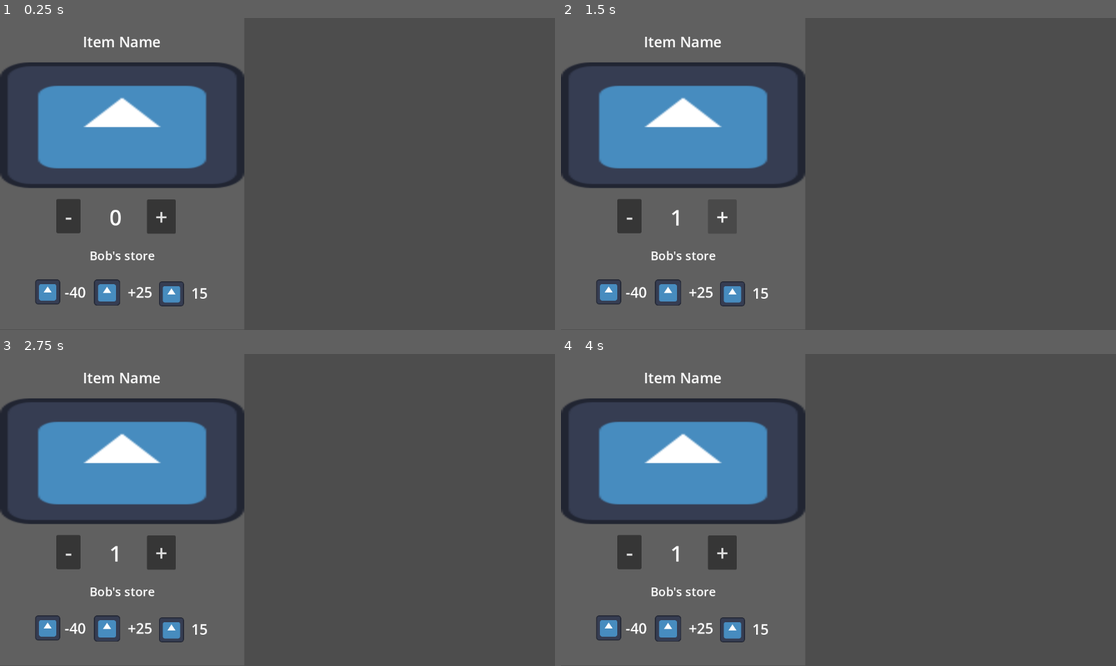
Above: before the commit, frames 1-4 (two rows, left to right).
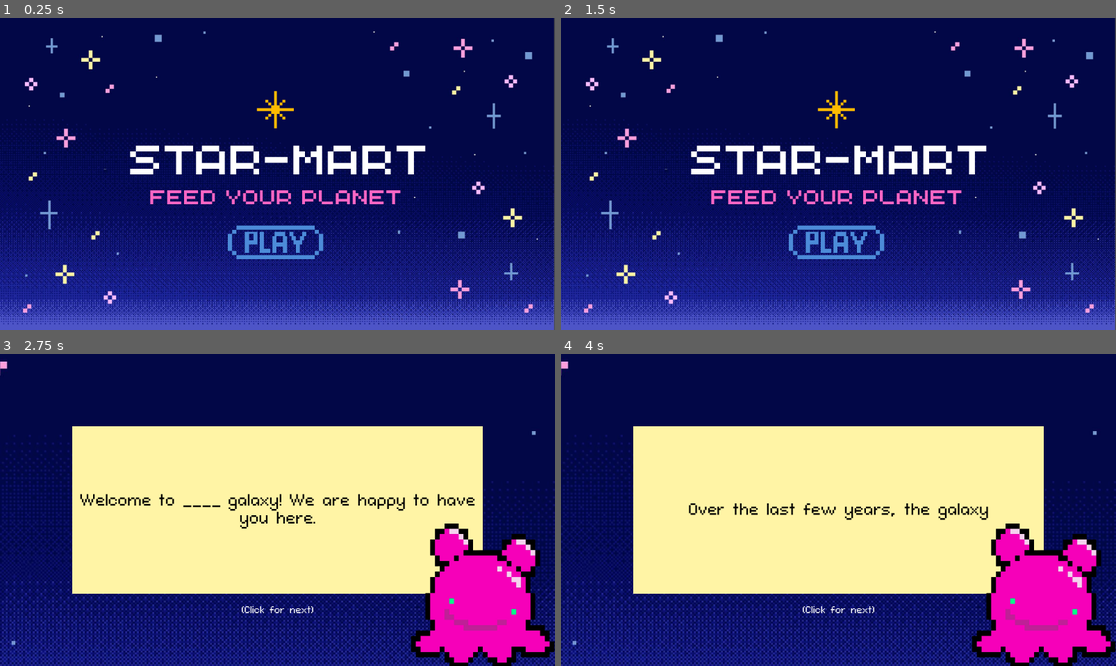
Above: after the commit, the same moments.

Repository: asiderys/ROOT16-Game-Jam
Game: Godot game, scene res://start_screen/startScreen.tscn
Two runs of this game, one before a commit and one after it. Both use one fixed random seed, a clock stepped at 60 frames per second and the inputs below. Before the commit the project starts from res://product_card.tscn. The engine's default icon, where the game draws it, is replaced by a stand-in: a white triangle on a blue panel in a dark square.
Inputs (mouse positions are in pixels of both pictures, inside the frame that each line leads up to):
- Up to frame 1 (0.25 s): no input
- Up to frame 2 (1.5 s): click (627, 217) at 0.5 s, where only the run before the commit has a clickable "-"; click (721, 217) at 1.25 s, where only the run before the commit has a clickable "+"
- Up to frame 3 (2.75 s): click (277, 578) at 2.02 s
- Up to frame 4 (4 s): click (838, 510) at 2.77 s; click (838, 510) at 3.52 s

The runs differ from the first frame. In frame 1, 100% of the frame differs, in the area x 0-100%, y 0-100%; in frame 2, 100%; in frame 3, 100%; in frame 4, 100%.
Error before the commit: Invalid access to property or key 'item_name' on a base object of type 'Nil'. (res://product_card.gd:13)

Commit message:
Changed style for restock page

Diff:
--- a/Restocking.tscn
+++ /dev/null
@@ -1,103 +0,0 @@
-[gd_scene format=3 uid="uid://d3u6b4ritm0s2"]
-
-[ext_resource type="Script" uid="uid://2t6ms3cgrhmr" path="res://restocking.gd" id="1_pbe4y"]
-
-[sub_resource type="Animation" id="Animation_575rj"]
-resource_name = "PurchaseError"
-length = 0.25
-tracks/0/type = "value"
-tracks/0/imported = false
-tracks/0/enabled = true
-tracks/0/path = NodePath("AnimationPlayer/HBoxContainer:position")
-tracks/0/interp = 1
-tracks/0/loop_wrap = true
-tracks/0/keys = {
-"times": PackedFloat32Array(0, 0.033333335, 0.06666667, 0.1, 0.13333334, 0.16666667, 0.2, 0.23333333),
-"transitions": PackedFloat32Array(1, 1, 1, 1, 1, 1, 1, 1),
-"update": 0,
-"values": [Vector2(-25, 0), Vector2(0, 0), Vector2(25, 0), Vector2(0, 0), Vector2(-25, 0), Vector2(0, 0), Vector2(25, 0), Vector2(0, 0)]
-}
-
-[sub_resource type="Animation" id="Animation_pbe4y"]
-length = 0.001
-tracks/0/type = "value"
-tracks/0/imported = false
-tracks/0/enabled = true
-tracks/0/path = NodePath("AnimationPlayer/HBoxContainer:position")
-tracks/0/interp = 1
-tracks/0/loop_wrap = true
-tracks/0/keys = {
-"times": PackedFloat32Array(0),
-"transitions": PackedFloat32Array(1),
-"update": 0,
-"values": [Vector2(0, 0)]
-}
-
-[sub_resource type="AnimationLibrary" id="AnimationLibrary_n0kda"]
-_data = {
-&"PurchaseError": SubResource("Animation_575rj"),
-&"RESET": SubResource("Animation_pbe4y")
-}
-
-[node name="Restocking" type="Control" unique_id=1323624672]
-layout_mode = 3
-anchors_preset = 15
-anchor_right = 1.0
-anchor_bottom = 1.0
-grow_horizontal = 2
-grow_vertical = 2
-script = ExtResource("1_pbe4y")
-
-[node name="Layout" type="VBoxContainer" parent="." unique_id=1230722064]
-layout_mode = 1
-anchors_preset = 15
-anchor_right = 1.0
-anchor_bottom = 1.0
-grow_horizontal = 2
-grow_vertical = 2
-
-[node name="AnimationPlayer" type="AnimationPlayer" parent="Layout" unique_id=1614275042]
-libraries/ = SubResource("AnimationLibrary_n0kda")
-
-[node name="HBoxContainer" type="HBoxContainer" parent="Layout/AnimationPlayer" unique_id=168741926]
-anchors_preset = 10
-anchor_right = 1.0
-offset_bottom = 35.0
-grow_horizontal = 2
-theme_override_constants/separation = 60
-alignment = 1
-
-[node name="CurrentCost" type="Label" parent="Layout/AnimationPlayer/HBoxContainer" unique_id=1338835133]
-layout_mode = 2
-theme_override_font_sizes/font_size = 25
-text = "Current cost: 0"
-horizontal_alignment = 1
-vertical_alignment = 1
-
-[node name="Money" type="Label" parent="Layout/AnimationPlayer/HBoxContainer" unique_id=286259757]
-layout_mode = 2
-theme_override_font_sizes/font_size = 25
-text = "Money: 100"
-horizontal_alignment = 1
-vertical_alignment = 1
-
-[node name="ScrollBox" type="ScrollContainer" parent="Layout" unique_id=1152177846]
-custom_minimum_size = Vector2(6.015, 13.545)
-layout_mode = 2
-size_flags_vertical = 3
-
-[node name="ProductCardContainer" type="GridContainer" parent="Layout/ScrollBox" unique_id=2145477403]
-layout_mode = 2
-size_flags_horizontal = 6
-size_flags_vertical = 3
-theme_override_constants/h_separation = 15
-theme_override_constants/v_separation = 15
-columns = 2
-
-[node name="Button" type="Button" parent="Layout" unique_id=710807426]
-custom_minimum_size = Vector2(0, 75)
-layout_mode = 2
-theme_override_colors/icon_normal_color = Color(0.49919003, 0.97400683, 0.9999998, 1)
-text = "Check Out"
-
-[connection signal="pressed" from="Layout/Button" to="." method="submit_purchase"]
--- /dev/null
+++ b/art/ui_elements/buttons/green.tres
@@ -0,0 +1,31 @@
+[gd_resource type="Theme" format=3 uid="uid://cytiytev0bjtm"]
+
+[sub_resource type="StyleBoxFlat" id="StyleBoxFlat_c1j47"]
+bg_color = Color(0.38487077, 0.6247515, 0.82767326, 1)
+
+[sub_resource type="StyleBoxFlat" id="StyleBoxFlat_70l83"]
+bg_color = Color(0.2618285, 0.5808717, 0.23899534, 1)
+corner_radius_top_left = 10
+corner_radius_top_right = 10
+corner_radius_bottom_right = 10
+corner_radius_bottom_left = 10
+
+[sub_resource type="StyleBoxFlat" id="StyleBoxFlat_gf6fb"]
+bg_color = Color(0.24705882, 0.54509807, 0.22352941, 1)
+corner_radius_top_left = 10
+corner_radius_top_right = 10
+corner_radius_bottom_right = 10
+corner_radius_bottom_left = 10
+
+[sub_resource type="StyleBoxFlat" id="StyleBoxFlat_riuoo"]
+bg_color = Color(0.24705882, 0.54509807, 0.22352941, 1)
+corner_radius_top_left = 10
+corner_radius_top_right = 10
+corner_radius_bottom_right = 10
+corner_radius_bottom_left = 10
+
+[resource]
+/styles/Default = SubResource("StyleBoxFlat_c1j47")
+Button/styles/hover = SubResource("StyleBoxFlat_70l83")
+Button/styles/normal = SubResource("StyleBoxFlat_gf6fb")
+Button/styles/pressed = SubResource("StyleBoxFlat_riuoo")
--- /dev/null
+++ b/art/ui_elements/buttons/light_purple.tres
@@ -0,0 +1,31 @@
+[gd_resource type="Theme" format=3 uid="uid://dlynsu8txh2b4"]
+
+[sub_resource type="StyleBoxFlat" id="StyleBoxFlat_c1j47"]
+bg_color = Color(0.38487077, 0.6247515, 0.82767326, 1)
+
+[sub_resource type="StyleBoxFlat" id="StyleBoxFlat_70l83"]
+bg_color = Color(0.77573216, 0.529307, 0.92763066, 1)
+corner_radius_top_left = 10
+corner_radius_top_right = 10
+corner_radius_bottom_right = 10
+corner_radius_bottom_left = 10
+
+[sub_resource type="StyleBoxFlat" id="StyleBoxFlat_gf6fb"]
+bg_color = Color(0.6386105, 0.29991248, 0.8232152, 1)
+corner_radius_top_left = 10
+corner_radius_top_right = 10
+corner_radius_bottom_right = 10
+corner_radius_bottom_left = 10
+
+[sub_resource type="StyleBoxFlat" id="StyleBoxFlat_riuoo"]
+bg_color = Color(0.7490196, 0.4745098, 0.9137255, 1)
+corner_radius_top_left = 10
+corner_radius_top_right = 10
+corner_radius_bottom_right = 10
+corner_radius_bottom_left = 10
+
+[resource]
+/styles/Default = SubResource("StyleBoxFlat_c1j47")
+Button/styles/hover = SubResource("StyleBoxFlat_70l83")
+Button/styles/normal = SubResource("StyleBoxFlat_gf6fb")
+Button/styles/pressed = SubResource("StyleBoxFlat_riuoo")
--- /dev/null
+++ b/art/ui_elements/buttons/purple.tres
@@ -0,0 +1,31 @@
+[gd_resource type="Theme" format=3 uid="uid://b0v6fmwcig6rw"]
+
+[sub_resource type="StyleBoxFlat" id="StyleBoxFlat_c1j47"]
+bg_color = Color(0.38487077, 0.6247515, 0.82767326, 1)
+
+[sub_resource type="StyleBoxFlat" id="StyleBoxFlat_70l83"]
+bg_color = Color(0.35804865, 0.20114323, 0.4672516, 1)
+corner_radius_top_left = 10
+corner_radius_top_right = 10
+corner_radius_bottom_right = 10
+corner_radius_bottom_left = 10
+
+[sub_resource type="StyleBoxFlat" id="StyleBoxFlat_gf6fb"]
+bg_color = Color(0.3137255, 0.17254902, 0.4117647, 1)
+corner_radius_top_left = 10
+corner_radius_top_right = 10
+corner_radius_bottom_right = 10
+corner_radius_bottom_left = 10
+
+[sub_resource type="StyleBoxFlat" id="StyleBoxFlat_riuoo"]
+bg_color = Color(0.2880161, 0.15622944, 0.37944546, 1)
+corner_radius_top_left = 10
+corner_radius_top_right = 10
+corner_radius_bottom_right = 10
+corner_radius_bottom_left = 10
+
+[resource]
+/styles/Default = SubResource("StyleBoxFlat_c1j47")
+Button/styles/hover = SubResource("StyleBoxFlat_70l83")
+Button/styles/normal = SubResource("StyleBoxFlat_gf6fb")
+Button/styles/pressed = SubResource("StyleBoxFlat_riuoo")
--- /dev/null
+++ b/art/ui_elements/buttons/red.tres
@@ -0,0 +1,31 @@
+[gd_resource type="Theme" format=3 uid="uid://dstv7nylc81x2"]
+
+[sub_resource type="StyleBoxFlat" id="StyleBoxFlat_c1j47"]
+bg_color = Color(0.38487077, 0.6247515, 0.82767326, 1)
+
+[sub_resource type="StyleBoxFlat" id="StyleBoxFlat_70l83"]
+bg_color = Color(0.84003586, 0.36521897, 0.26418498, 1)
+corner_radius_top_left = 10
+corner_radius_top_right = 10
+corner_radius_bottom_right = 10
+corner_radius_bottom_left = 10
+
+[sub_resource type="StyleBoxFlat" id="StyleBoxFlat_gf6fb"]
+bg_color = Color(0.79607844, 0.33333334, 0.23529412, 1)
+corner_radius_top_left = 10
+corner_radius_top_right = 10
+corner_radius_bottom_right = 10
+corner_radius_bottom_left = 10
+
+[sub_resource type="StyleBoxFlat" id="StyleBoxFlat_riuoo"]
+bg_color = Color(0.79607844, 0.33333334, 0.23529412, 1)
+corner_radius_top_left = 10
+corner_radius_top_right = 10
+corner_radius_bottom_right = 10
+corner_radius_bottom_left = 10
+
+[resource]
+/styles/Default = SubResource("StyleBoxFlat_c1j47")
+Button/styles/hover = SubResource("StyleBoxFlat_70l83")
+Button/styles/normal = SubResource("StyleBoxFlat_gf6fb")
+Button/styles/pressed = SubResource("StyleBoxFlat_riuoo")
--- /dev/null
+++ b/connection_ii/ConnectionII.tres
@@ -0,0 +1,8 @@
+[gd_resource type="DynamicFont" load_steps=2 format=2]
+
+[ext_resource path="res://fonts/connection_ii/ConnectionII.otf" type="DynamicFontData" id=1]
+
+[resource]
+
+size = 30
+font_data = ExtResource( 1 )
--- a/cutscene/cutscene.tscn
+++ b/cutscene/cutscene.tscn
@@ -4,6 +4,7 @@
 [ext_resource type="Texture2D" uid="uid://4vr8qb8wiqpq" path="res://art/backgrounds/start_page_bg.jpg" id="1_ye7fo"]
 [ext_resource type="Texture2D" uid="uid://chsv3v62m1en2" path="res://art/aliens/blorpl/borpl01.png" id="2_8vcau"]
 [ext_resource type="Texture2D" uid="uid://c7lfiyixgea4l" path="res://art/aliens/blorpl/borpl02.png" id="3_bl24s"]
+[ext_resource type="FontFile" uid="uid://b6mk7wnr8kmrh" path="res://connection_ii/ConnectionII.otf" id="3_v82cg"]
 [ext_resource type="Script" uid="uid://bvxpr60r2vho" path="res://alien_voice/alien_voice.gd" id="5_u4yv4"]
 
 [sub_resource type="StyleBoxFlat" id="StyleBoxFlat_u4yv4"]
@@ -126,6 +127,7 @@
 grow_horizontal = 2
 grow_vertical = 2
 theme_override_colors/font_color = Color(0, 0, 0, 1)
+theme_override_fonts/font = ExtResource("3_v82cg")
 theme_override_font_sizes/font_size = 33
 horizontal_alignment = 1
 vertical_alignment = 1
@@ -167,6 +169,7 @@
 offset_bottom = -104.0
 grow_horizontal = 2
 grow_vertical = 0
+theme_override_fonts/font = ExtResource("3_v82cg")
 theme_override_font_sizes/font_size = 20
 text = "(Click for next)"
 horizontal_alignment = 1
--- a/global.gd
+++ b/global.gd
@@ -14,3 +14,53 @@
 # Called every frame. 'delta' is the elapsed time since the previous frame.
 func _process(delta: float) -> void:
 	pass
+var buckets_data = {
+	1: {
+		"name":"Zorp 1",
+		"cost": 10.0,
+		"profit": 15.0,
+		"trust": 5
+	},
+		2: {
+		"name":"Zorp 2",
+		"cost": 10.0,
+		"profit": 15.0,
+		"trust": 5
+	},
+		3: {
+		"name":"Zorp 3",
+		"cost": 10.0,
+		"profit": 15.0,
+		"trust": 5
+	},
+		4: {
+		"name":"Zorp 4",
+		"cost": 10.0,
+		"profit": 15.0,
+		"trust": 5
+	},
+		5: {
+		"name":"Zorp 5",
+		"cost": 10.0,
+		"profit": 15.0,
+		"trust": 5
+	},
+		6: {
+		"name":"Zorp 6",
+		"cost": 10.0,
+		"profit": 15.0,
+		"trust": 5
+	},
+		7: {
+		"name":"Zorp 7",
+		"cost": 10.0,
+		"profit": 15.0,
+		"trust": 5
+	},
+		8: {
+		"name":"Zorp 1",
+		"cost": 10.0,
+		"profit": 15.0,
+		"trust": 5
+	}
+}
--- a/project.godot
+++ b/project.godot
@@ -11,13 +11,14 @@
 [application]
 
 config/name="ROOT16"
-run/main_scene="uid://dtxngu4u3aui3"
+run/main_scene="uid://3bbqamc6efey"
 config/features=PackedStringArray("4.6", "Forward Plus")
 config/icon="res://icon.svg"
+<<<<<<<HEADrun/main_scene="uid://dtxngu4u3aui3"
 
 [autoload]
 
-global="*uid://chhpjy5m4c1s4"
+global="*uid://bm8t3vt1tan8f"
 
 [display]
 
--- /dev/null
+++ b/restocking/Padding.tscn
@@ -0,0 +1,9 @@
+[gd_scene format=3 uid="uid://cewh2kjxjqqc1"]
+
+[node name="Padding" type="ColorRect" unique_id=82309623]
+anchors_preset = 15
+anchor_right = 1.0
+anchor_bottom = 1.0
+grow_horizontal = 2
+grow_vertical = 2
+color = Color(0.5081511, 0.99999994, 0.93518466, 1)
--- /dev/null
+++ b/restocking/Restocking.tscn
@@ -0,0 +1,174 @@
+[gd_scene format=3 uid="uid://d3u6b4ritm0s2"]
+
+[ext_resource type="Script" uid="uid://2t6ms3cgrhmr" path="res://restocking/restocking.gd" id="1_pbe4y"]
+[ext_resource type="Texture2D" uid="uid://4vr8qb8wiqpq" path="res://art/backgrounds/start_page_bg.jpg" id="2_u4wal"]
+[ext_resource type="AudioStream" uid="uid://blmry5sf6ax7n" path="res://music/stockingmusic.mp3" id="3_7puuq"]
+[ext_resource type="FontFile" uid="uid://b6mk7wnr8kmrh" path="res://connection_ii/ConnectionII.otf" id="3_qo6ir"]
+[ext_resource type="Theme" uid="uid://b0v6fmwcig6rw" path="res://art/ui_elements/buttons/purple.tres" id="4_7111s"]
+
+[sub_resource type="Animation" id="Animation_575rj"]
+resource_name = "PurchaseError"
+length = 0.5
+tracks/0/type = "value"
+tracks/0/imported = false
+tracks/0/enabled = true
+tracks/0/path = NodePath("../AnimationPlayer/HBoxContainer:position")
+tracks/0/interp = 1
+tracks/0/loop_wrap = true
+tracks/0/keys = {
+"times": PackedFloat32Array(0.13333334, 0.16666667, 0.20000002, 0.23333335, 0.26666668, 0.3, 0.33333334, 0.36666667),
+"transitions": PackedFloat32Array(1, 1, 1, 1, 1, 1, 1, 1),
+"update": 0,
+"values": [Vector2(-25, 0), Vector2(0, 0), Vector2(25, 0), Vector2(0, 0), Vector2(-25, 0), Vector2(0, 0), Vector2(25, 0), Vector2(0, 0)]
+}
+tracks/1/type = "value"
+tracks/1/imported = false
+tracks/1/enabled = true
+tracks/1/path = NodePath("../AnimationPlayer/StatusBar:color")
+tracks/1/interp = 1
+tracks/1/loop_wrap = true
+tracks/1/keys = {
+"times": PackedFloat32Array(0, 0.033333335, 0.46666667, 0.5),
+"transitions": PackedFloat32Array(1, 1, 1, 1),
+"update": 1,
+"values": [Color(0.3137255, 0.17254902, 0.4117647, 1), Color(0.87058824, 0.14117648, 0.14509805, 1), Color(0.87058824, 0.14117648, 0.14509805, 1), Color(0.3137255, 0.17254902, 0.4117647, 1)]
+}
+
+[sub_resource type="Animation" id="Animation_pbe4y"]
+length = 0.001
+tracks/0/type = "value"
+tracks/0/imported = false
+tracks/0/enabled = true
+tracks/0/path = NodePath("../AnimationPlayer/HBoxContainer:position")
+tracks/0/interp = 1
+tracks/0/loop_wrap = true
+tracks/0/keys = {
+"times": PackedFloat32Array(0),
+"transitions": PackedFloat32Array(1),
+"update": 0,
+"values": [Vector2(0, 0)]
+}
+tracks/1/type = "value"
+tracks/1/imported = false
+tracks/1/enabled = true
+tracks/1/path = NodePath("../AnimationPlayer/StatusBar:color")
+tracks/1/interp = 1
+tracks/1/loop_wrap = true
+tracks/1/keys = {
+"times": PackedFloat32Array(0),
+"transitions": PackedFloat32Array(1),
+"update": 0,
+"values": [Color(0.3137255, 0.17254902, 0.4117647, 1)]
+}
+
+[sub_resource type="AnimationLibrary" id="AnimationLibrary_n0kda"]
+_data = {
+&"PurchaseError": SubResource("Animation_575rj"),
+&"RESET": SubResource("Animation_pbe4y")
+}
+
+[node name="Restocking" type="Control" unique_id=1323624672]
+layout_mode = 3
+anchors_preset = 15
+anchor_right = 1.0
+anchor_bottom = 1.0
+grow_horizontal = 2
+grow_vertical = 2
+script = ExtResource("1_pbe4y")
+
+[node name="TextureRect" type="TextureRect" parent="." unique_id=981347603]
+layout_mode = 1
+anchors_preset = 15
+anchor_right = 1.0
+anchor_bottom = 1.0
+grow_horizontal = 2
+grow_vertical = 2
+texture = ExtResource("2_u4wal")
+expand_mode = 3
+
+[node name="AnimationPlayer" type="AnimationPlayer" parent="." unique_id=1614275042]
+root_node = NodePath("../Layout")
+libraries/ = SubResource("AnimationLibrary_n0kda")
+
+[node name="StatusBar" type="ColorRect" parent="AnimationPlayer" unique_id=748954259]
+anchors_preset = -1
+anchor_right = 1.0
+anchor_bottom = 0.068
+grow_horizontal = 2
+grow_vertical = 2
+color = Color(0.3137255, 0.17254902, 0.4117647, 1)
+
+[node name="HBoxContainer" type="HBoxContainer" parent="AnimationPlayer" unique_id=168741926]
+anchors_preset = -1
+anchor_right = 1.0
+anchor_bottom = 0.068
+grow_horizontal = 2
+theme_override_constants/separation = 60
+alignment = 1
+
+[node name="CurrentCost" type="Label" parent="AnimationPlayer/HBoxContainer" unique_id=1338835133]
+layout_mode = 2
+theme_override_fonts/font = ExtResource("3_qo6ir")
+theme_override_font_sizes/font_size = 30
+text = "Current cost: 0"
+horizontal_alignment = 1
+vertical_alignment = 1
+
+[node name="Money" type="Label" parent="AnimationPlayer/HBoxContainer" unique_id=286259757]
+layout_mode = 2
+theme_override_fonts/font = ExtResource("3_qo6ir")
+theme_override_font_sizes/font_size = 30
+text = "Money: 100"
+horizontal_alignment = 1
+vertical_alignment = 1
+
+[node name="Layout" type="VBoxContainer" parent="." unique_id=1230722064]
+layout_mode = 1
+anchors_preset = -1
+anchor_top = 0.086
+anchor_right = 1.0
+anchor_bottom = 1.0
+grow_horizontal = 2
+grow_vertical = 2
+
+[node name="ScrollBox" type="ScrollContainer" parent="Layout" unique_id=1152177846]
+custom_minimum_size = Vector2(6.015, 13.545)
+layout_mode = 2
+size_flags_vertical = 3
+
+[node name="ProductCardContainer" type="GridContainer" parent="Layout/ScrollBox" unique_id=2145477403]
+layout_mode = 2
+size_flags_horizontal = 6
+size_flags_vertical = 3
+theme_override_constants/h_separation = 15
+theme_override_constants/v_separation = 15
+columns = 2
+
+[node name="Control" type="Control" parent="." unique_id=486325215]
+layout_mode = 1
+anchor_top = 0.89
+anchor_right = 1.0
+anchor_bottom = 0.96
+grow_horizontal = 2
+grow_vertical = 0
+
+[node name="Button" type="Button" parent="Control" unique_id=710807426]
+custom_minimum_size = Vector2(0, 75)
+layout_mode = 1
+anchors_preset = -1
+anchor_left = 0.78
+anchor_top = 0.6
+anchor_right = 0.98
+anchor_bottom = 1.0
+grow_horizontal = 2
+grow_vertical = 0
+theme = ExtResource("4_7111s")
+theme_override_colors/icon_normal_color = Color(0.49919003, 0.97400683, 0.9999998, 1)
+text = "Check Out →"
+
+[node name="StockingMusic" type="AudioStreamPlayer2D" parent="." unique_id=2072993363]
+stream = ExtResource("3_7puuq")
+autoplay = true
+parameters/looping = true
+
+[connection signal="pressed" from="Control/Button" to="." method="submit_purchase"]
--- a/product_card.gd
+++ b/restocking/product_card.gd
@@ -1,5 +1,5 @@
 extends Control
-const product_data = preload("res://product_data.gd")
+const product_data = preload("res://restocking/product_data.gd")
 var amount_purchase = 0
 var self_data:product_data = null
 
@@ -15,6 +15,7 @@
 	$CoinsCount.text = str(data.cost)
 	$TrustCount.text = str(data.trust_value)
 	$ProfitCount.text = str(data.sell_price)
+	$ItemIcon.texture = load("res://art/buckets/" + str(data.texture) + ".png")
 
 func decrease_purchase_amount() -> void:
 	if amount_purchase > 0:
--- a/product_card.tscn
+++ b/restocking/product_card.tscn
@@ -1,7 +1,12 @@
 [gd_scene format=3 uid="uid://dtxngu4u3aui3"]
 
-[ext_resource type="Texture2D" uid="uid://fo27rpgrtwec" path="res://icon.svg" id="1_t13al"]
-[ext_resource type="Script" path="res://product_card.gd" id="1_y2gr7"]
+[ext_resource type="Script" uid="uid://d2sgm1uley0o3" path="res://restocking/product_card.gd" id="1_y2gr7"]
+[ext_resource type="FontFile" uid="uid://b6mk7wnr8kmrh" path="res://connection_ii/ConnectionII.otf" id="2_c1j47"]
+[ext_resource type="Texture2D" uid="uid://bf4x0l5ry6no0" path="res://art/buckets/3.png" id="2_fqylb"]
+[ext_resource type="Texture2D" uid="uid://s5x5ctxc7a7l" path="res://art/ui_elements/Profit.png" id="3_fqylb"]
+[ext_resource type="Texture2D" uid="uid://c1bmb7oxj1ed5" path="res://art/ui_elements/Trust.png" id="4_c1j47"]
+[ext_resource type="Texture2D" uid="uid://bpg5sdwdkl03s" path="res://art/ui_elements/Coins.png" id="5_70l83"]
+[ext_resource type="Theme" uid="uid://b0v6fmwcig6rw" path="res://art/ui_elements/buttons/purple.tres" id="5_gf6fb"]
 
 [node name="ProductCard" type="Control" unique_id=1393804491]
 custom_minimum_size = Vector2(507, 647)
@@ -19,15 +24,16 @@
 anchor_bottom = 1.0
 grow_horizontal = 2
 grow_vertical = 2
-color = Color(0.3779188, 0.37791887, 0.37791884, 1)
+color = Color(0.5647059, 0.6431373, 0.68235296, 1)
 
 [node name="ItemName" type="Label" parent="." unique_id=466583899]
 layout_mode = 1
 anchors_preset = 10
 anchor_right = 1.0
-offset_top = 28.0
+offset_top = 27.0
 offset_bottom = 70.0
 grow_horizontal = 2
+theme_override_fonts/font = ExtResource("2_c1j47")
 theme_override_font_sizes/font_size = 30
 text = "Item Name"
 horizontal_alignment = 1
@@ -43,23 +49,26 @@
 offset_bottom = 29.0
 grow_horizontal = 2
 grow_vertical = 2
-texture = ExtResource("1_t13al")
+texture = ExtResource("2_fqylb")
+expand_mode = 5
 
 [node name="Decrease" type="Button" parent="." unique_id=1167901994]
 layout_mode = 0
-offset_left = 117.0
+offset_left = 136.0
 offset_top = 376.0
-offset_right = 167.0
+offset_right = 186.0
 offset_bottom = 447.0
+theme = ExtResource("5_gf6fb")
 theme_override_font_sizes/font_size = 45
 text = "-"
 
 [node name="Amount" type="Label" parent="." unique_id=66805239]
 layout_mode = 0
-offset_left = 202.0
-offset_top = 382.0
-offset_right = 279.0
-offset_bottom = 445.0
+offset_left = 216.0
+offset_top = 394.0
+offset_right = 293.0
+offset_bottom = 457.0
+theme_override_fonts/font = ExtResource("2_c1j47")
 theme_override_font_sizes/font_size = 45
 text = "150"
 horizontal_alignment = 1
@@ -67,10 +76,11 @@
 [node name="Increase" type="Button" parent="." unique_id=614458908]
 custom_minimum_size = Vector2(40, 0)
 layout_mode = 0
-offset_left = 305.0
+offset_left = 319.0
 offset_top = 377.0
-offset_right = 365.0
+offset_right = 379.0
 offset_bottom = 448.0
+theme = ExtResource("5_gf6fb")
 theme_override_font_sizes/font_size = 45
 text = "+"
 
@@ -84,6 +94,7 @@
 offset_bottom = -136.0
 grow_horizontal = 2
 grow_vertical = 0
+theme_override_fonts/font = ExtResource("2_c1j47")
 theme_override_font_sizes/font_size = 25
 text = "Bob's store"
 horizontal_alignment = 1
@@ -91,55 +102,61 @@
 
 [node name="CoinIcon" type="TextureRect" parent="." unique_id=592293909]
 layout_mode = 0
-offset_left = 73.0
-offset_top = 543.0
-offset_right = 201.0
-offset_bottom = 671.0
+offset_left = 66.0
+offset_top = 534.99994
+offset_right = 238.83951
+offset_bottom = 707.8395
 scale = Vector2(0.405, 0.405)
-texture = ExtResource("1_t13al")
+texture = ExtResource("3_fqylb")
+expand_mode = 1
 
 [node name="TrustIcon" type="TextureRect" parent="." unique_id=1946258989]
 layout_mode = 0
-offset_left = 194.99998
-offset_top = 543.0
-offset_right = 323.0
-offset_bottom = 671.0
+offset_left = 199.0
+offset_top = 542.99994
+offset_right = 327.0
+offset_bottom = 670.99994
 scale = Vector2(0.425, 0.425)
-texture = ExtResource("1_t13al")
+texture = ExtResource("4_c1j47")
+expand_mode = 1
 
 [node name="CoinsCount" type="Label" parent="." unique_id=1923440973]
 layout_mode = 0
-offset_left = 133.99998
-offset_top = 547.99994
-offset_right = 178.0
-offset_bottom = 589.99994
+offset_left = 131.99997
+offset_top = 556.0
+offset_right = 179.99997
+offset_bottom = 598.0
+theme_override_fonts/font = ExtResource("2_c1j47")
 theme_override_font_sizes/font_size = 30
 text = "-40"
 
 [node name="ProfitIcon" type="TextureRect" parent="." unique_id=405294746]
 layout_mode = 0
-offset_left = 330.00003
-offset_top = 546.99994
-offset_right = 458.00003
-offset_bottom = 674.99994
+offset_left = 333.00003
+offset_top = 543.99994
+offset_right = 461.00003
+offset_bottom = 671.99994
 scale = Vector2(0.405, 0.405)
-texture = ExtResource("1_t13al")
+texture = ExtResource("5_70l83")
+expand_mode = 1
 
 [node name="ProfitCount" type="Label" parent="." unique_id=767356894]
 layout_mode = 0
-offset_left = 397.0
-offset_top = 550.0
-offset_right = 441.0
-offset_bottom = 592.0
+offset_left = 388.99994
+offset_top = 557.0
+offset_right = 432.99994
+offset_bottom = 599.0
+theme_override_fonts/font = ExtResource("2_c1j47")
 theme_override_font_sizes/font_size = 30
 text = "15"
 
 [node name="TrustCount" type="Label" parent="." unique_id=1371218531]
 layout_mode = 0
-offset_left = 265.0
-offset_top = 548.0
-offset_right = 316.0
-offset_bottom = 590.0
+offset_left = 263.0
+offset_top = 556.0
+offset_right = 314.0
+offset_bottom = 598.0
+theme_override_fonts/font = ExtResource("2_c1j47")
 theme_override_font_sizes/font_size = 30
 text = "+25"
 
--- a/product_data.gd
+++ b/restocking/product_data.gd
@@ -6,3 +6,4 @@
 @export var sell_price = 4
 @export var trust_value = 16
 @export var id = 0
+@export var texture = ""
--- a/restocking.gd
+++ b/restocking/restocking.gd
@@ -1,18 +1,18 @@
 extends Control
-@onready var product_card_scene = preload("res://product_card.tscn")
-const product_data = preload("res://product_data.gd")
+@onready var product_card_scene = preload("res://restocking/product_card.tscn")
+const product_data = preload("res://restocking/product_data.gd")
 var total_cost = 0
+var bucket_num = 8
 func _ready() -> void:
-	randomize()
-	var loop_times = 5;
-	for i in range(loop_times):
+	for i in range(bucket_num):
 		var data = product_data.new()
 		data.cost = (randi() % 10) * 1
 		data.item_name = "Item #" + str(i)
 		data.sell_price = randi() % 20
 		data.trust_value = randi() % 5
 		data.store_name = "Store #" + str(randi() % 3)
-		data.id = i
+		data.id = i + 1
+		data.texture = i + 1
 		setup(data)
 func setup(data: product_data):
 	var product_card = product_card_scene.instantiate()
@@ -21,7 +21,7 @@
 
 func update_total_cost(update_val):
 	total_cost += update_val
-	$Layout/AnimationPlayer/HBoxContainer/CurrentCost.text = "Current cost: " + str(total_cost)
+	$AnimationPlayer/HBoxContainer/CurrentCost.text = "Current cost: " + str(total_cost)
 func submit_purchase() -> void:
 	if global.money >= total_cost:
 		for product in $Layout/ScrollBox/ProductCardContainer.get_children():
@@ -31,4 +31,4 @@
 		for i in global.store_stock.keys():
 			print(i.item_name + ": " + str(global.store_stock[i]))
 	else:
-		$Layout/AnimationPlayer.play("PurchaseError")
+		$AnimationPlayer.play("PurchaseError")
Binary file added: art/buckets/1.png
Not shown, added: art/buckets/1.png.import
Binary file added: art/buckets/2.png
Not shown, added: art/buckets/2.png.import
Binary file added: art/buckets/3.png
Not shown, changed: art/buckets/3.png.import
Binary file added: art/buckets/4.png
Not shown, added: art/buckets/4.png.import
Binary file added: art/buckets/5.png
Not shown, added: art/buckets/5.png.import
Binary file added: art/buckets/6.png
Not shown, added: art/buckets/6.png.import
(and 28 more such lines)
